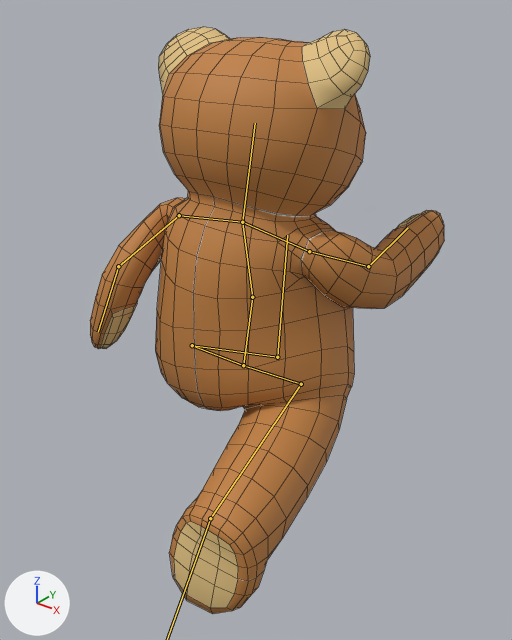
An edit to the FBX model TowerDefense/Assets/Modèles/nours_rebirth.fbx, drawn before and after from the same camera.
Both versions are drawn from a camera (50 mm lens) standing at (5.16, -6.44, 7.28) and looking at (0.16, -0.19, 3.41). Arrows for +X, +Y and +Z are at lower left; the lights stay in place. Both versions are drawn at frame 12 of the action 'Armature.000|run'; the numbers are the values there. The bones that bend it are drawn over the model as lines. Mesh edges are drawn as thin lines.

Names of what the first picture shows: 'Teddy_Bear.001'.
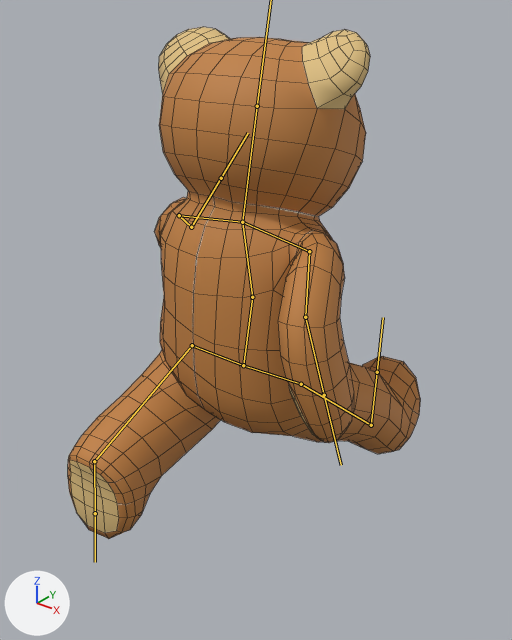
Where the change shows, as pixel boxes (x1, y1, x2, y2) in the pictures (512 x 640 px):
'Teddy_Bear.001', posed (13% shorter)
    before: (90, 27, 444, 614)
    after: (68, 27, 420, 539)
bone 'Bone.012', root to tip
    before: (309, 251) to (368, 266)
    after: (309, 251) to (305, 317)
bone 'Bone.013', root to tip
    before: (368, 266) to (408, 227)
    after: (305, 317) to (324, 395)
bone 'Bone.010', root to tip
    before: (179, 215) to (118, 266)
    after: (179, 215) to (191, 227)
bone 'Bone.011', root to tip
    before: (118, 266) to (98, 332)
    after: (191, 227) to (221, 178)
bone 'Bone.016', root to tip
    before: (301, 384) to (210, 518)
    after: (301, 384) to (371, 425)
bone 'Bone.017', root to tip
    before: (192, 345) to (277, 357)
    after: (192, 345) to (94, 461)
bone 'Bone.018', root to tip
    before: (277, 357) to (287, 235)
    after: (94, 461) to (95, 513)

What the commit changed:
Bone 'Bone.012' (bone_bone_012) turns from (-25, 77, 35) to (-26, -35, -35) degrees about its own x, y and z.
Bone 'Bone.013' (bone_bone_013) turns from (-23, 8, 33) to (-12, 25, 57) degrees about its own x, y and z.
Bone 'Bone.010' (bone_bone_010) turns from (-35, 9, 46) to (-14, -55, -40) degrees about its own x, y and z.
Bone 'Bone.011' (bone_bone_011) turns from (-20, -15, -25) to (6, -13, -65) degrees about its own x, y and z.
Bone 'Bone.016' (bone_bone_016) turns from (-54, -7, 1) to (66, 4, 5) degrees about its own x, y and z.
Bone 'Bone.019' (bone_bone_019) turns from (-43, 4, 8) to (16, -5, 3) degrees about its own x, y and z.
Bone 'Bone.017' (bone_bone_017) turns from (75, 2, 6) to (-54, -3, -1) degrees about its own x, y and z.
Bone 'Bone.018' (bone_bone_018) turns from (17, 0, -2) to (-38, 0, -3) degrees about its own x, y and z.
